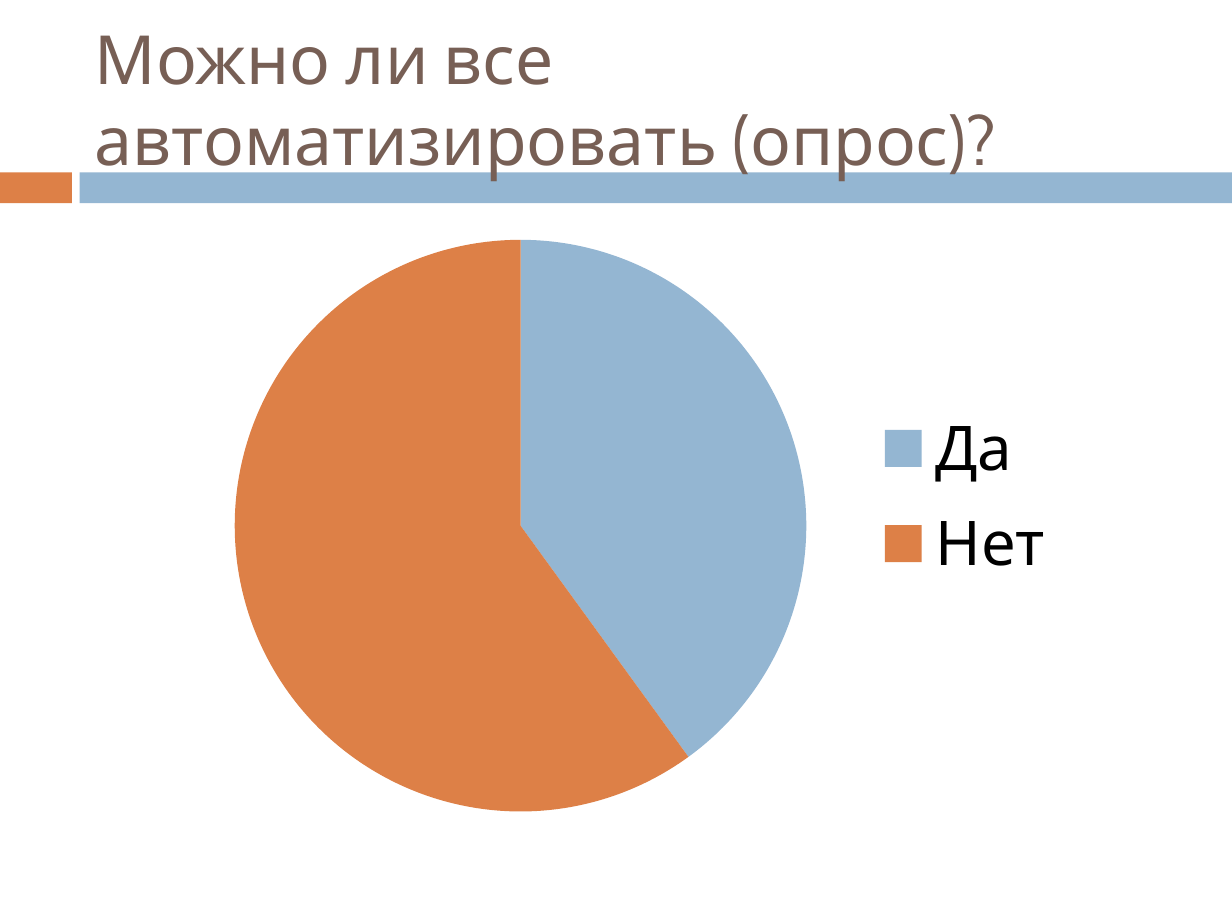
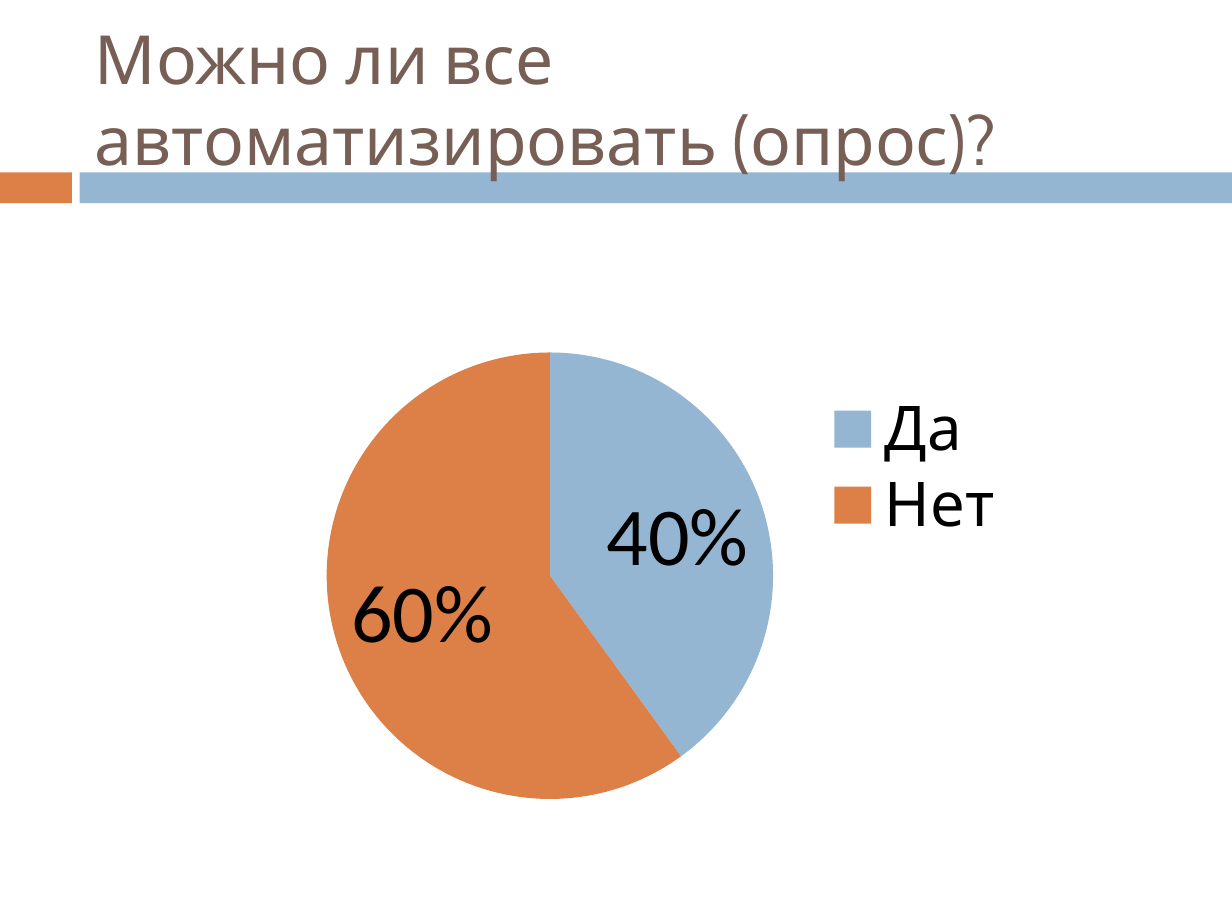
Before and after one commit to vitali-kviatkouski/personal, a slide deck: slide 11 of MiniQ/Testing/Testing.pptx. Drawn at 1232x924 pixels with LibreOffice and Linux fonts; fonts in the diff are those of the drawing. Boxes give left, top, right and bottom in pixels: in the first picture for what was removed or moved away, otherwise in the second. Text is boxed around its words. In the diff, an @@ line names an element or a change of style, - is before the commit and + after.

```diff
--- a/MiniQ/Testing/Testing.pptx
+++ b/MiniQ/Testing/Testing.pptx
@@ pie chart at bbox=[78, 223, 1177, 829] @@
@@ Series 1, Да: 40 to 0.4 @@
@@ Series 1, Нет: 60 to 0.6 @@
@@ data labels of Series 1 added @@
+Series 2: 40, 60
```
Also in this commit, not shown: 2 other slides changed, 1 slide added, 1 slide removed.
